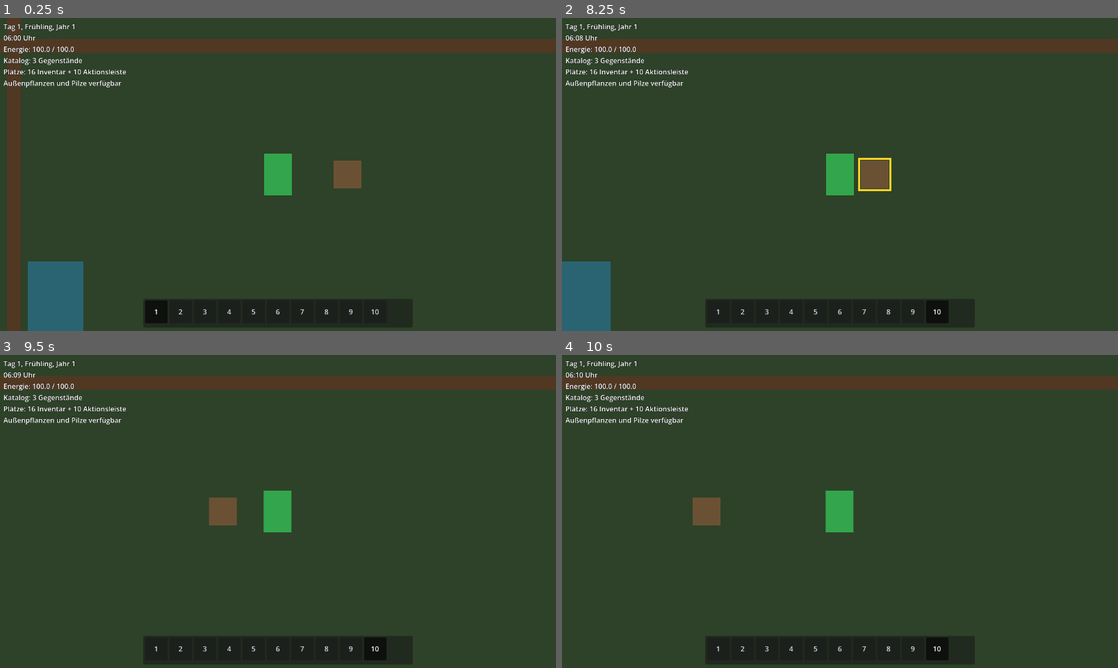
Above: before the commit, frames 1-4 (two rows, left to right).
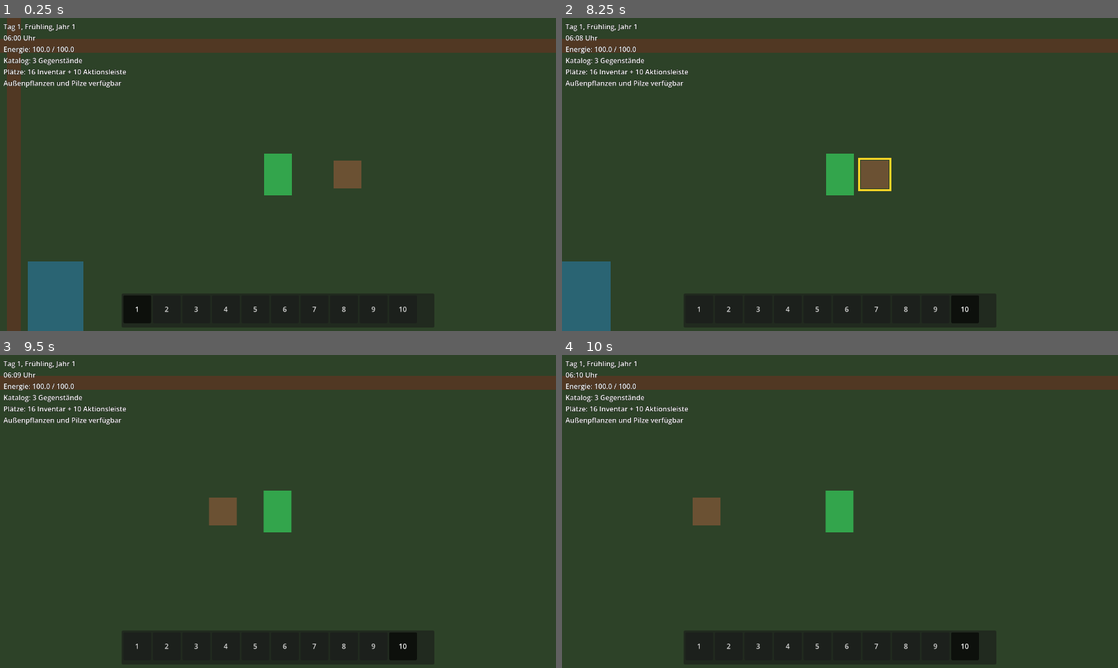
Above: after the commit, the same moments.

Repository: stasar14-rgb/Harvest-Dream
Game: Godot game, scene res://scenes/main.tscn
Same seed, same stepped clock (60 frames per second), same inputs: the game is played once before the commit and once after it.
Inputs (mouse positions are in pixels of both pictures, inside the frame that each line leads up to):
- Up to frame 1 (0.25 s): no input
- Up to frame 2 (8.25 s): click "1" at 0.5 s; click "2" at 1.25 s; click "3" at 2 s; click "4" at 2.75 s; click "5" at 3.5 s; click "6" at 4.25 s; click "7" at 5 s; click "8" at 5.75 s; click "9" at 6.5 s; click "10" at 7.25 s; tap Enter at 8 s; move the mouse to (962, 158) at 8.02 s; hold D (move_right) from 8.03 s (still down); hold E (interact) from 8.03 s (still down); click (962, 158) at 8.17 s
- Up to frame 3 (9.5 s): release D (move_right) at 8.75 s; release E (interact) at 8.75 s; drag from (166, 527) to (278, 511) at 8.77 s
- Up to frame 4 (10 s): tap Space at 9.5 s; move the mouse to (895, 442) at 9.52 s; hold D (move_right) from 9.53 s (still down); hold E (interact) from 9.53 s (still down)

The runs differ from the first frame. In frame 1, 1.2% of the frame differs, in the area x 22-75%, y 88-98%; in frame 2, 1.5%; in frame 3, 1.5%; in frame 4, 1.5%.

Commit message:
Inventarslots einheitlich ausrichten

Diff:
--- a/scenes/ui/inventory_ui.tscn
+++ b/scenes/ui/inventory_ui.tscn
@@ -77,9 +77,9 @@
 anchor_top = 1.0
 anchor_right = 0.5
 anchor_bottom = 1.0
-offset_left = -310.0
-offset_top = -74.0
-offset_right = 310.0
+offset_left = -360.0
+offset_top = -86.0
+offset_right = 360.0
 offset_bottom = -8.0
 grow_horizontal = 2
 grow_vertical = 0
--- a/scripts/inventory/inventory_slot_control.gd
+++ b/scripts/inventory/inventory_slot_control.gd
@@ -13,7 +13,9 @@
 	item_database = new_item_database
 	container_id = new_container_id
 	slot_index = new_slot_index
-	custom_minimum_size = Vector2(52, 52)
+	custom_minimum_size = Vector2(64, 64)
+	clip_text = true
+	text_overrun_behavior = TextServer.OVERRUN_TRIM_ELLIPSIS
 	focus_mode = Control.FOCUS_NONE
 	update_slot()
 
@@ -59,7 +61,9 @@
 	if slot == null or slot.is_empty():
 		return null
 	var preview := Button.new()
-	preview.custom_minimum_size = Vector2(52, 52)
+	preview.custom_minimum_size = Vector2(64, 64)
+	preview.clip_text = true
+	preview.text_overrun_behavior = TextServer.OVERRUN_TRIM_ELLIPSIS
 	preview.text = text
 	preview.icon = icon
 	preview.mouse_filter = Control.MOUSE_FILTER_IGNORE
